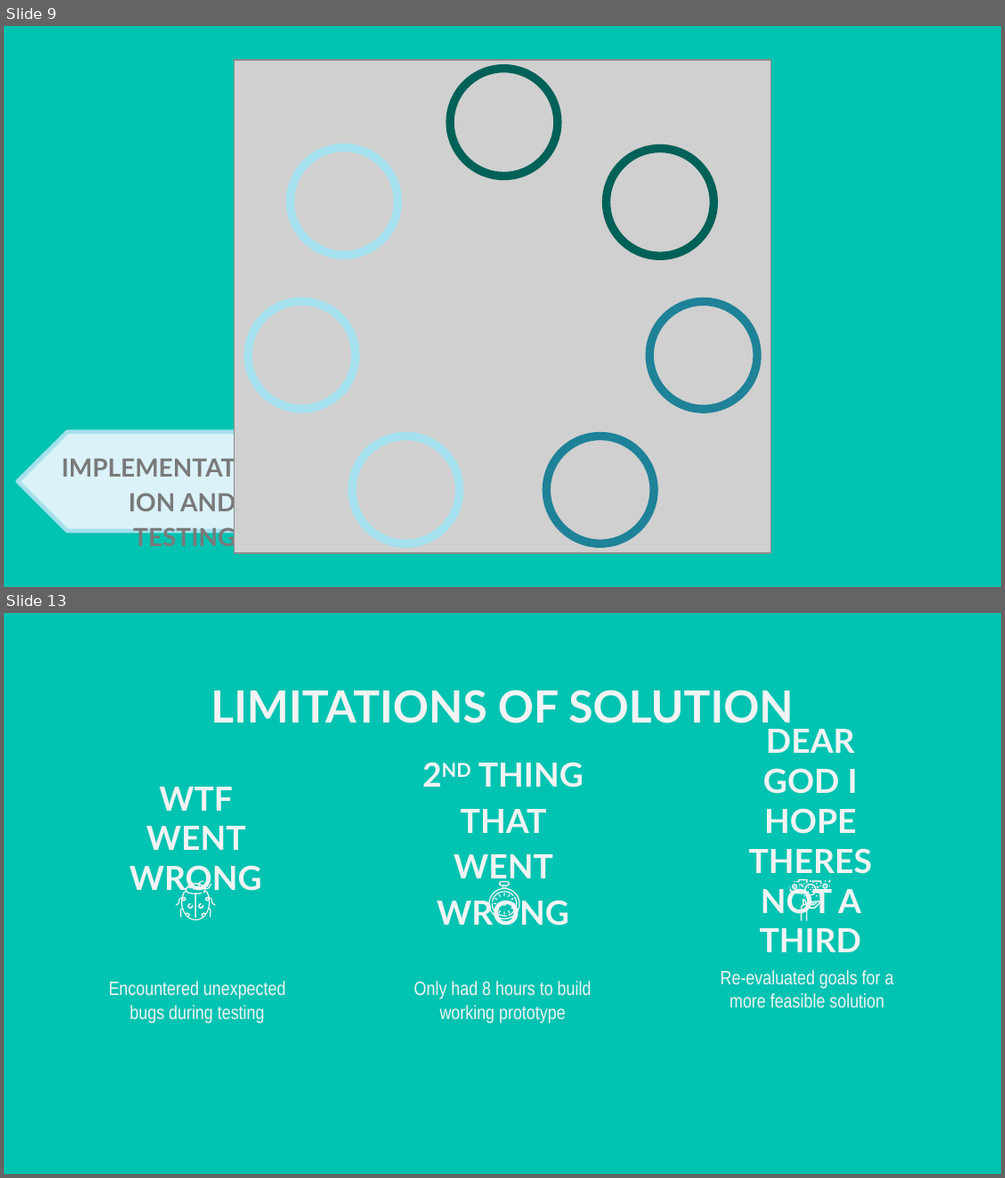
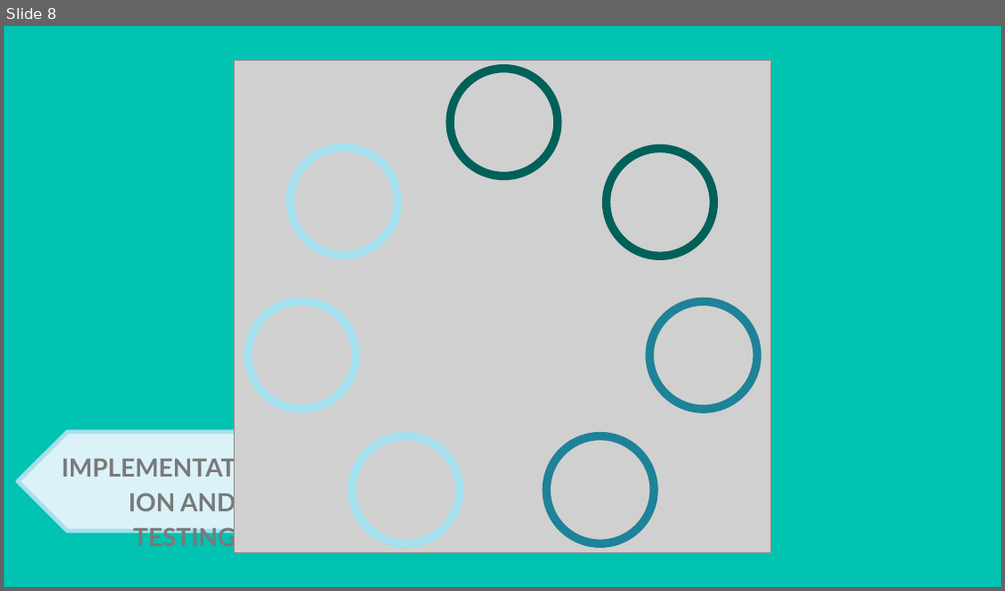
Before and after one commit to jpaglia/oec-2021, a slide deck: TEAMXXX_OEC2021_Programming.pptx. Shown one above the other, each under a label of ours: slides 9 and 13 before the commit, slide 8 after it; the slides between them are not shown. The pictures are 1005x1178 and 1005x591 pixels, drawn with LibreOffice and Linux fonts; fonts in the diff are those of the drawing; grey boxes stand for pictures; background and template pictures are left out. Boxes give left, top, right and bottom in pixels: in the first picture for what was removed or moved away, otherwise in the second. Text is boxed around its words. In the diff, an @@ line names an element or a change of style, - is before the commit and + after.

```diff
--- a/TEAMXXX_OEC2021_Programming.pptx
+++ b/TEAMXXX_OEC2021_Programming.pptx
@@ slide 13 removed at bbox=[4, 613, 1001, 1174], background picture (left out) @@
@@ text removed at bbox=[210, 690, 793, 730] @@
-LIMITATIONS OF SOLUTION
@@ text removed at bbox=[749, 729, 873, 952] @@
-DEAR GOD I HOPE THERES NOT A THIRD
@@ text removed at bbox=[437, 762, 583, 925] @@
-2ND THING THAT WENT WRONG
@@ title removed at bbox=[129, 787, 262, 897] @@
-WTF WENT WRONG
@@ freeform shape removed at bbox=[176, 880, 217, 920] @@
@@ freeform shape removed at bbox=[187, 903, 194, 909] @@
@@ freeform shape removed at bbox=[198, 903, 204, 909] @@
@@ group removed at bbox=[485, 881, 522, 919]: 17 freeform shapes @@
@@ group removed at bbox=[790, 879, 830, 921]: 38 freeform shapes @@
@@ subtitle removed at bbox=[109, 981, 286, 1023] @@
-Encountered unexpected bugs during testing
@@ subtitle removed at bbox=[414, 981, 591, 1023] @@
-Only had 8 hours to build working prototype
@@ text removed at bbox=[720, 970, 894, 1008] @@
-Re-evaluated goals for a more feasible solution
@@ what was slide 9 is now slide 8 @@
```
Also in this commit, not shown: 6 slides changed, 7 slides added, 6 other slides removed, 1 other file.
